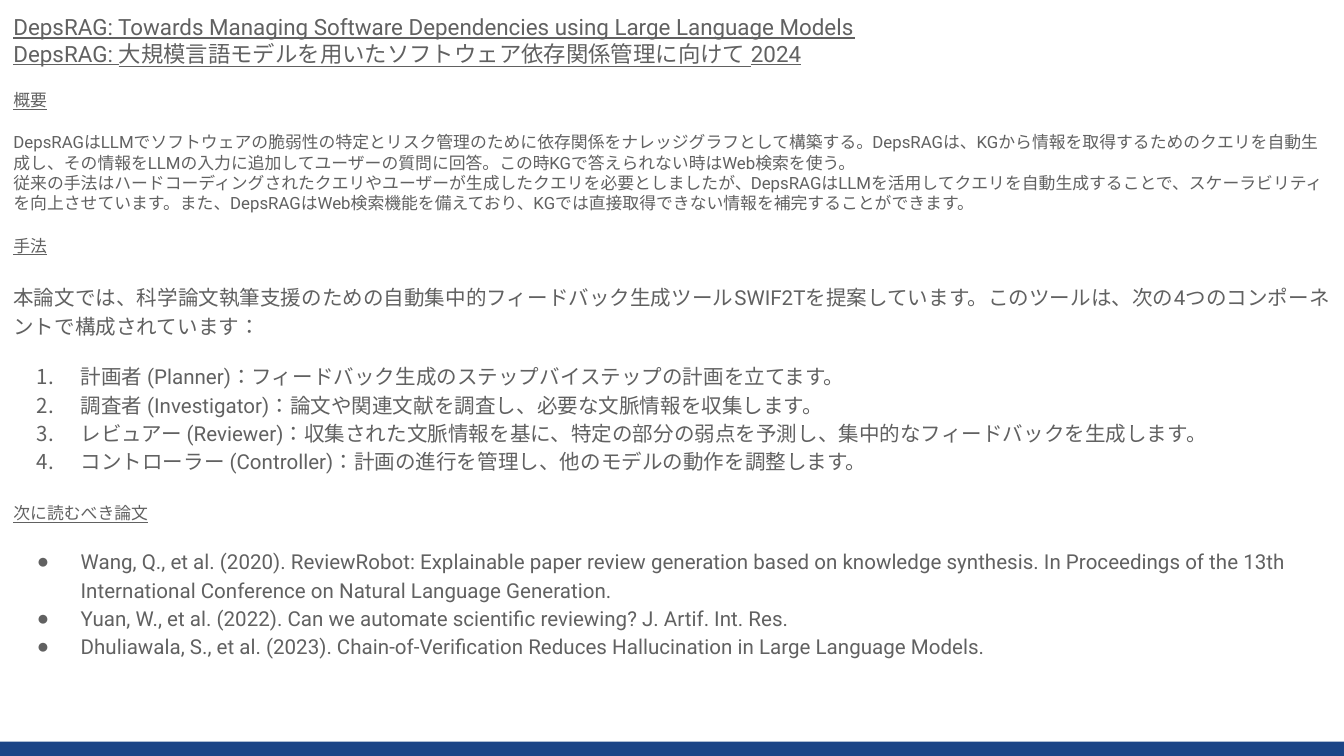
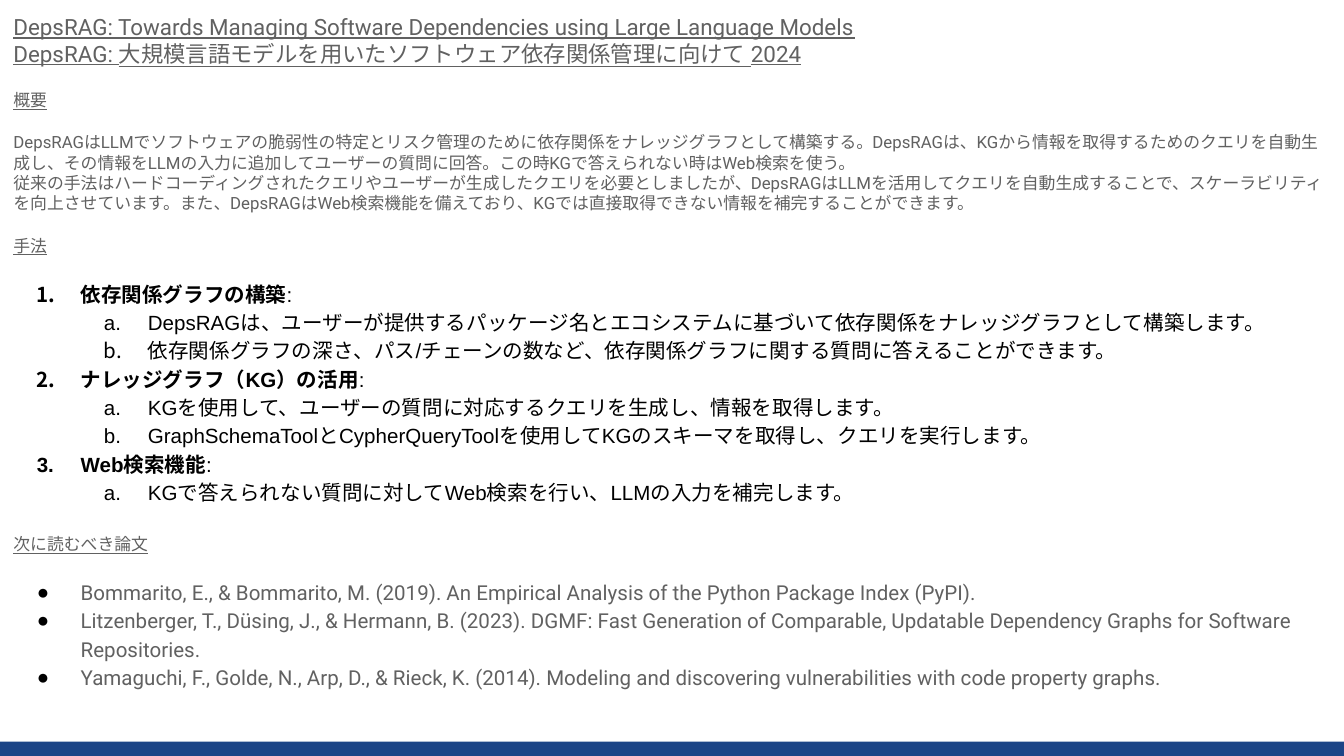
Before and after one commit to sekihan02/code_sundbox, a slide deck: slide 26 of 2024_LLM論文要約_6.pptx. Drawn at 1344x756 pixels with LibreOffice and Linux fonts; fonts in the diff are those of the drawing. Boxes give left, top, right and bottom in pixels: in the first picture for what was removed or moved away, otherwise in the second. Text is boxed around its words. In the diff, an @@ line names an element or a change of style, - is before the commit and + after.

```diff
--- a/2024_LLM論文要約_6.pptx
+++ b/2024_LLM論文要約_6.pptx
@@ text at <box>81,284,1265,502</box>: text changed; font Roboto to Arial; text colour #616161 to #000000 @@
-本論文では、科学論文執筆支援のための自動集中的フィードバック生成ツールSWIF2Tを提案しています。このツールは、次の4つのコンポーネントで構成されています：
-1. 計画者 (Planner)：フィードバック生成のステップバイステップの計画を立てます。
-2. 調査者 (Investigator)：論文や関連文献を調査し、必要な文脈情報を収集します。
-3. レビュアー (Reviewer)：収集された文脈情報を基に、特定の部分の弱点を予測し、集中的なフィードバックを生成します。
-4. コントローラー (Controller)：計画の進行を管理し、他のモデルの動作を調整します。
+1. 依存関係グラフの構築:
+  a. DepsRAGは、ユーザーが提供するパッケージ名とエコシステムに基づいて依存関係をナレッジグラフとして構築します。
+  b. 依存関係グラフの深さ、パス/チェーンの数など、依存関係グラフに関する質問に答えることができます。
+2. ナレッジグラフ（KG）の活用:
+  a. KGを使用して、ユーザーの質問に対応するクエリを生成し、情報を取得します。
+  b. GraphSchemaToolとCypherQueryToolを使用してKGのスキーマを取得し、クエリを実行します。
+3. Web検索機能:
+  a. KGで答えられない質問に対してWeb検索を行い、LLMの入力を補完します。
@@ text at <box>81,584,1291,690</box>: text changed @@
-● Wang, Q., et al. (2020). ReviewRobot: Explainable paper review generation based on knowledge synthesis. In Proceedings of the 13th International Conference on Natural Language Generation.
-● Yuan, W., et al. (2022). Can we automate scientific reviewing? J. Artif. Int. Res.
-● Dhuliawala, S., et al. (2023). Chain-of-Verification Reduces Hallucination in Large Language Models.
+● Bommarito, E., & Bommarito, M. (2019). An Empirical Analysis of the Python Package Index (PyPI).
+● Litzenberger, T., Düsing, J., & Hermann, B. (2023). DGMF: Fast Generation of Comparable, Updatable Dependency Graphs for Software Repositories.
+● Yamaguchi, F., Golde, N., Arp, D., & Rieck, K. (2014). Modeling and discovering vulnerabilities with code property graphs.
```
Also in this commit, not shown: 6 slides added, 3 other files.
